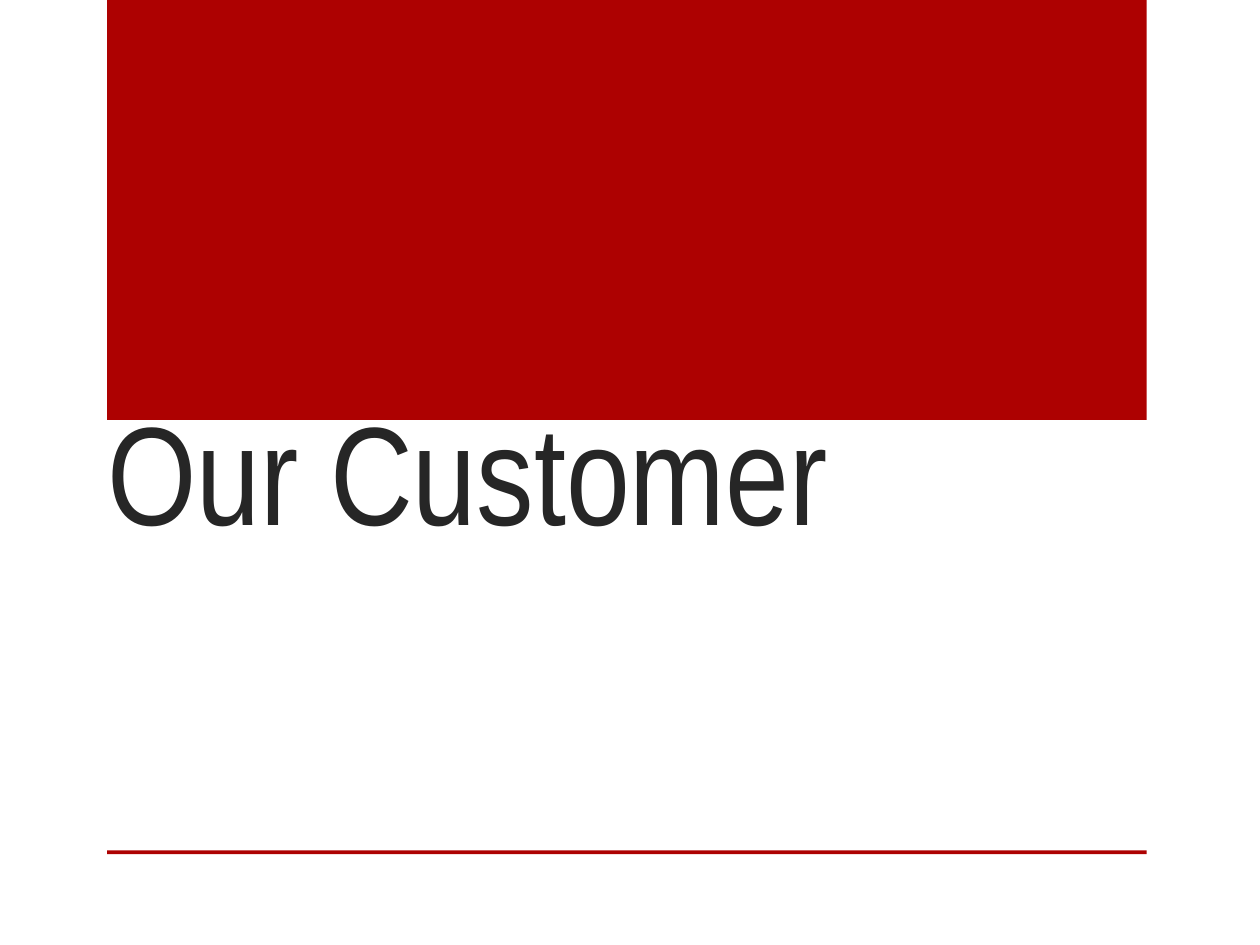
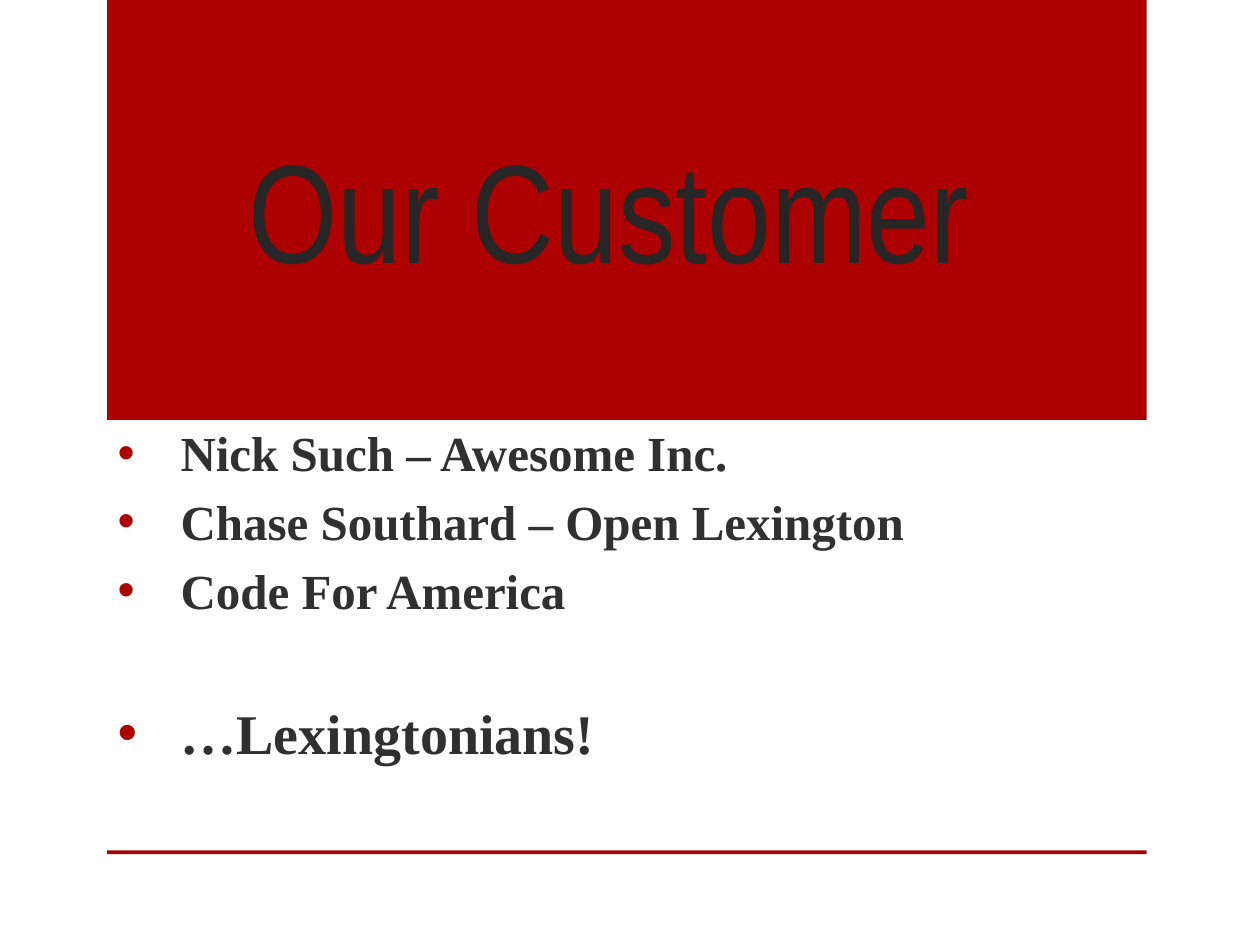
Before and after one commit to UKOpenLexingtonSeniorDesign/presentation, a slide deck: slide 10 of Presentation1.pptx. Drawn at 1260x945 pixels with LibreOffice and Linux fonts; fonts in the diff are those of the drawing; background and template pictures are left out. Boxes give left, top, right and bottom in pixels: in the first picture for what was removed or moved away, otherwise in the second. Text is boxed around its words. In the diff, an @@ line names an element or a change of style, - is before the commit and + after.

```diff
--- a/Presentation1.pptx
+++ b/Presentation1.pptx
@@ title "Our Customer" rewrapped from <box>107,411,827,527</box> to <box>248,165,968,265</box> @@
@@ text added at <box>181,437,904,765</box>, 28 pt, text #303030, bold @@
+• Nick Such – Awesome Inc.
+• Chase Southard – Open Lexington
+• Code For America
+• …Lexingtonians!
```
Also in this commit, not shown: 6 other slides changed.
